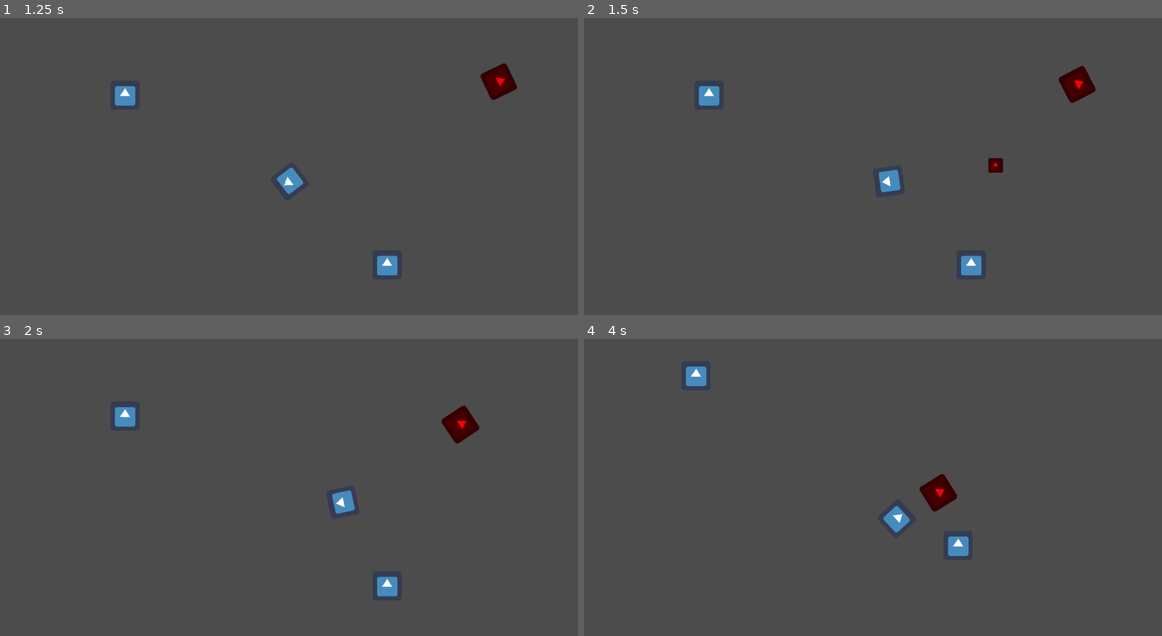
Above: before the commit, frames 1-4 (two rows, left to right).
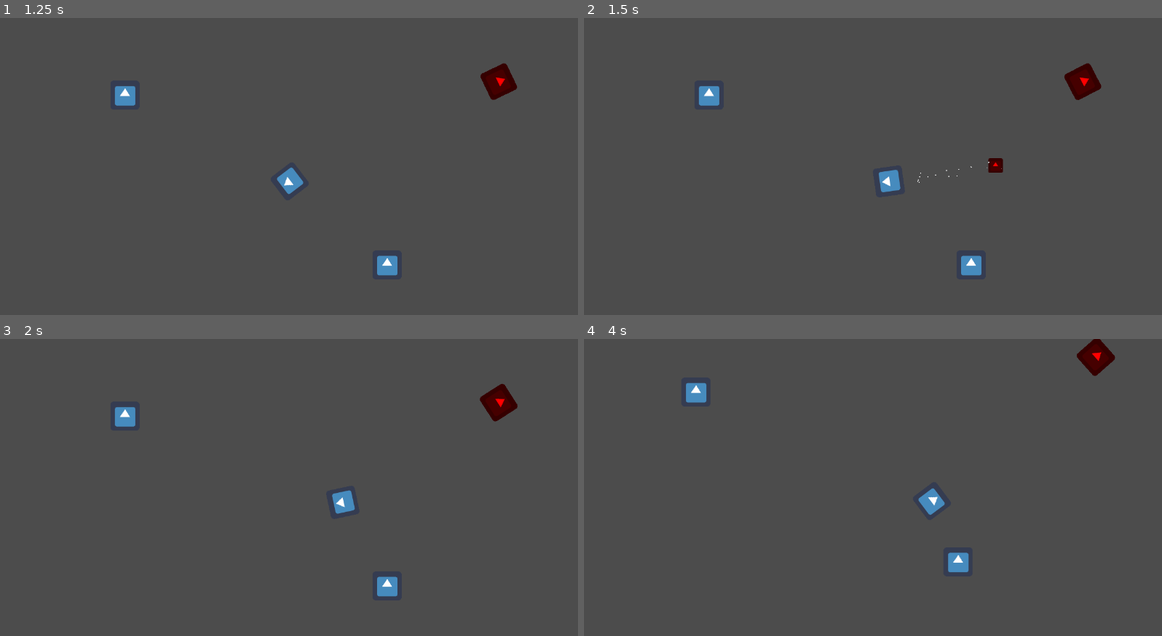
Above: after the commit, the same moments.

Repository: cypher31/mega_cat
Game: Godot game, scene res://scenes/main.tscn
The game is run twice, just before and just after one commit, with the same random seed, the same clock (stepped at 60 frames per second) and the same inputs. The engine's default icon, where the game draws it, is replaced by a stand-in: a white triangle on a blue panel in a dark square.
Inputs (mouse positions are in pixels of both pictures, inside the frame that each line leads up to):
- Up to frame 1 (1.25 s): click (289, 181) at 0.5 s
- Up to frame 2 (1.5 s): tap Enter at 1.25 s; move the mouse to (1000, 166) at 1.27 s; press the mouse at (1000, 166) at 1.28 s; hold Right (direction_right) from 1.28 s (still down)
- Up to frame 3 (2 s): keep holding Right (direction_right)
- Up to frame 4 (4 s): move the mouse to (757, 520) at 2.02 s; release Right (direction_right) at 2.03 s; release the mouse at (757, 520) at 2.03 s; hold Down (direction_down) 2.03-2.78 s; click (757, 520) at 2.1 s; move the mouse to (930, 431) at 2.77 s; press the mouse at (930, 431) at 2.78 s; hold Right (direction_right) 2.78-3.53 s; move the mouse to (844, 567) at 3.52 s; release the mouse at (844, 567) at 3.53 s; hold Up (direction_up) from 3.53 s (still down); click (844, 567) at 3.6 s

Frame 1 is identical in both runs. In frame 2, 0.3% of the frame differs, in the area x 57-90%, y 15-56%; in frame 3, 1.0%; in frame 4, 2.1%, in the area x 17-92%, y 0-79%.

Commit message:
spawner and enemy
built enemy spawner and enemy movement, projectile partiles

Diff:
--- a/scenes/enemy_.tscn
+++ b/scenes/enemy_.tscn
@@ -50,8 +50,28 @@
 
 [node name="CollisionShape2D" type="CollisionShape2D" parent="Area2D" index="0"]
 
+position = Vector2( 5.99216, 26.2672 )
+scale = Vector2( 0.728705, 0.728705 )
 shape = SubResource( 2 )
+
+[node name="Timer" type="Timer" parent="." index="3"]
+
+process_mode = 1
+wait_time = 3.0
+one_shot = false
+autostart = true
+
+[node name="Timer2" type="Timer" parent="." index="4"]
+
+process_mode = 1
+wait_time = 2.0
+one_shot = false
+autostart = false
 
 [connection signal="body_entered" from="Area2D" to="." method="_on_Area2D_body_entered"]
 
 [connection signal="body_exited" from="Area2D" to="." method="_on_Area2D_body_exited"]
+
+[connection signal="timeout" from="Timer" to="." method="_on_Timer_timeout"]
+
+[connection signal="timeout" from="Timer2" to="." method="_on_Timer2_timeout"]
--- a/scenes/main.tscn
+++ b/scenes/main.tscn
@@ -3,7 +3,7 @@
 [ext_resource path="res://scripts/main.gd" type="Script" id=1]
 [ext_resource path="res://scenes/start_screen.tscn" type="PackedScene" id=2]
 
-[node name="main" type="Node" index="0"]
+[node name="main" type="Node"]
 
 script = ExtResource( 1 )
 
--- a/scenes/main_world.tscn
+++ b/scenes/main_world.tscn
@@ -1,8 +1,9 @@
-[gd_scene load_steps=4 format=2]
+[gd_scene load_steps=5 format=2]
 
 [ext_resource path="res://scenes/player.tscn" type="PackedScene" id=1]
 [ext_resource path="res://scenes/box_test.tscn" type="PackedScene" id=2]
 [ext_resource path="res://scenes/enemy_.tscn" type="PackedScene" id=3]
+[ext_resource path="res://scenes/spawner.tscn" type="PackedScene" id=4]
 
 [node name="main_world" type="Node2D"]
 
@@ -21,3 +22,7 @@
 [node name="enemy_" parent="." index="3" instance=ExtResource( 3 )]
 
 position = Vector2( 458.959, -220.391 )
+
+[node name="Node2D" parent="." index="4" instance=ExtResource( 4 )]
+
+position = Vector2( -60.3948, -113.603 )
--- a/scenes/projectile.tscn
+++ b/scenes/projectile.tscn
@@ -12,6 +12,60 @@
 
 custom_solver_bias = 0.0
 extents = Vector2( 10, 10 )
+
+[sub_resource type="Curve" id=4]
+
+min_value = 0.0
+max_value = 1.0
+bake_resolution = 100
+_data = [ Vector2( 0.00794685, 0.249512 ), 0.0, 0.0, 0, 0, Vector2( 0.997215, 0.467529 ), 0.0, 0.0, 0, 0 ]
+
+[sub_resource type="CurveTexture" id=5]
+
+flags = 4
+width = 2048
+curve = SubResource( 4 )
+
+[sub_resource type="ParticlesMaterial" id=3]
+
+render_priority = 0
+trail_divisor = 1
+emission_shape = 2
+emission_box_extents = Vector3( 20, 20, 1 )
+flag_align_y = false
+flag_rotate_y = false
+flag_disable_z = true
+spread = 6.96
+flatness = 1.0
+gravity = Vector3( 0, 0, 0 )
+initial_velocity = 19.36
+initial_velocity_random = 0.0
+angular_velocity = 2.6
+angular_velocity_random = 0.0
+orbit_velocity = 0.0
+orbit_velocity_random = 0.0
+linear_accel = 4.89
+linear_accel_random = 0.0
+radial_accel = 0.0
+radial_accel_random = 0.0
+tangential_accel = 0.0
+tangential_accel_random = 0.0
+damping = 0.0
+damping_random = 0.0
+angle = 0.0
+angle_random = 0.0
+scale = 6.46
+scale_random = 0.0
+scale_curve = SubResource( 5 )
+color = Color( 1, 1, 1, 1 )
+hue_variation = 0.0
+hue_variation_random = 0.0
+anim_speed = 5.62
+anim_speed_random = 0.0
+anim_offset = 0.0
+anim_offset_random = 0.0
+anim_loop = false
+_sections_unfolded = [ "Gravity", "Initial Velocity", "Scale", "Spread" ]
 
 [node name="projectile" type="KinematicBody2D" index="0"]
 
@@ -55,6 +109,30 @@
 scale = Vector2( 1.60191, 1.43442 )
 shape = SubResource( 2 )
 
+[node name="Particles2D" type="Particles2D" parent="." index="4"]
+
+position = Vector2( 5.31533, 2.80595 )
+scale = Vector2( 0.636891, 0.661929 )
+emitting = true
+amount = 35
+lifetime = 1.0
+one_shot = false
+preprocess = 0.02
+speed_scale = 2.0
+explosiveness = 0.0
+randomness = 0.0
+fixed_fps = 0
+fract_delta = true
+visibility_rect = Rect2( -100, -100, 200, 200 )
+local_coords = false
+draw_order = 0
+process_material = SubResource( 3 )
+texture = null
+normal_map = null
+h_frames = 1
+v_frames = 1
+_sections_unfolded = [ "Drawing", "Process Material", "Textures", "Time" ]
+
 [connection signal="timeout" from="Timer" to="." method="_on_Timer_timeout"]
 
 [connection signal="body_entered" from="collisionArea" to="." method="_on_collisionArea_body_entered"]
--- /dev/null
+++ b/scenes/spawner.tscn
@@ -0,0 +1,16 @@
+[gd_scene load_steps=2 format=2]
+
+[ext_resource path="res://scripts/spawner.gd" type="Script" id=1]
+
+[node name="Node2D" type="Node2D"]
+
+script = ExtResource( 1 )
+
+[node name="Timer" type="Timer" parent="." index="0"]
+
+process_mode = 1
+wait_time = 5.0
+one_shot = false
+autostart = true
+
+[connection signal="timeout" from="Timer" to="." method="_on_Timer_timeout"]
--- a/scripts/enemy_.gd
+++ b/scripts/enemy_.gd
@@ -9,6 +9,11 @@
 var move_speed = 10000
 
 var enemy_health = 100
+var randX
+var randY
+
+var move_random = false;
+var timer;
 
 signal hit_player
 
@@ -28,10 +33,6 @@
 	var relative_position = (enemy_position - player_position)
 	normalized_movement = relative_position.normalized()
 
-	var BA = (player_position - enemy_position).normalized() #enemy to player vector direction
-	var BC = (get_node("Sprite/Position2D").global_position - enemy_position).normalized() #enemy facing vector
-	var AB = (enemy_position - player_position) #player to enemy vector
-
 	if(track_player):
 		var velocity = Vector2()
 		velocity.x = -move_speed * normalized_movement.x
@@ -41,7 +42,23 @@
 
 		move_and_slide(motion) #apply motion
 		pass
+	elif move_random:
+		get_node("Timer2").start()
 
+		var velocity = Vector2()
+
+
+		var newPosition = Vector2(enemy_position.x + (randX),enemy_position.y + (randY));
+		relative_position = (enemy_position - newPosition);
+		normalized_movement = relative_position.normalized();
+
+		velocity.x = -move_speed * (normalized_movement.x)
+		velocity.y = -move_speed * (normalized_movement.y)
+
+		var motion = velocity * delta #calculation motion
+
+		move_and_slide(motion) #apply motion
+		pass
 	pass
 
 
@@ -55,5 +72,23 @@
 func _on_Area2D_body_exited( body ):
 	if body.is_in_group("player"):
 		track_player = false
+		get_node("Timer").start()
 		pass
 	pass # replace with function body
+
+
+func _on_Timer_timeout():
+	if !track_player:
+		randX = rand_range(-35,45)
+		randY = rand_range(-35,45)
+		move_random = true;
+		pass
+	pass # replace with function body
+
+
+func _on_Timer2_timeout():
+	timer = get_node("Timer")
+
+	timer.start();
+	move_random = false;
+	pass # replace with function body
--- a/scripts/global.gd
+++ b/scripts/global.gd
@@ -8,10 +8,12 @@
 
 var bullet = preload("res://scenes/projectile.tscn")
 var main_world = preload("res://scenes/main_world.tscn")
+var enemy = preload("res://scenes/enemy_.tscn")
 
 var scene_loader = {
 	"bullet": bullet,
-	"world": main_world
+	"world": main_world,
+	"enemy":enemy
 	}
 
 func _ready():
--- a/scripts/projectile.gd
+++ b/scripts/projectile.gd
@@ -38,9 +38,11 @@
 func _on_collisionArea_body_entered( body ):
 	if body.is_in_group("enemy"):
 		body.enemy_health = body.enemy_health - 20;
+
 		if(body.enemy_health < 0):
 			body.queue_free();
+			queue_free();
+			print(body.enemy_health);
+		pass
 		queue_free();
-		print(body.enemy_health);
-		pass
 	pass # replace with function body
--- /dev/null
+++ b/scripts/spawner.gd
@@ -0,0 +1,23 @@
+extends Node2D
+
+# class member variables go here, for example:
+# var a = 2
+# var b = "textvar"
+
+var enemy
+
+func _ready():
+	# Called every time the node is added to the scene.
+	# Initialization here
+	enemy  = get_node("/root/global").enemy
+	pass
+
+func _process(delta):
+#	# Called every frame. Delta is time since last frame.
+#	# Update game logic here.
+	pass
+
+func _on_Timer_timeout():
+	var projectile = get_node("/root/global").scene_loader["enemy"].instance();
+	add_child(projectile);
+	pass
Binary file added: assets/meow hit.png
Not shown, added: assets/meow hit.png.import
Not shown: 1 places in scenes/projectile.tscn that only renumber resources
